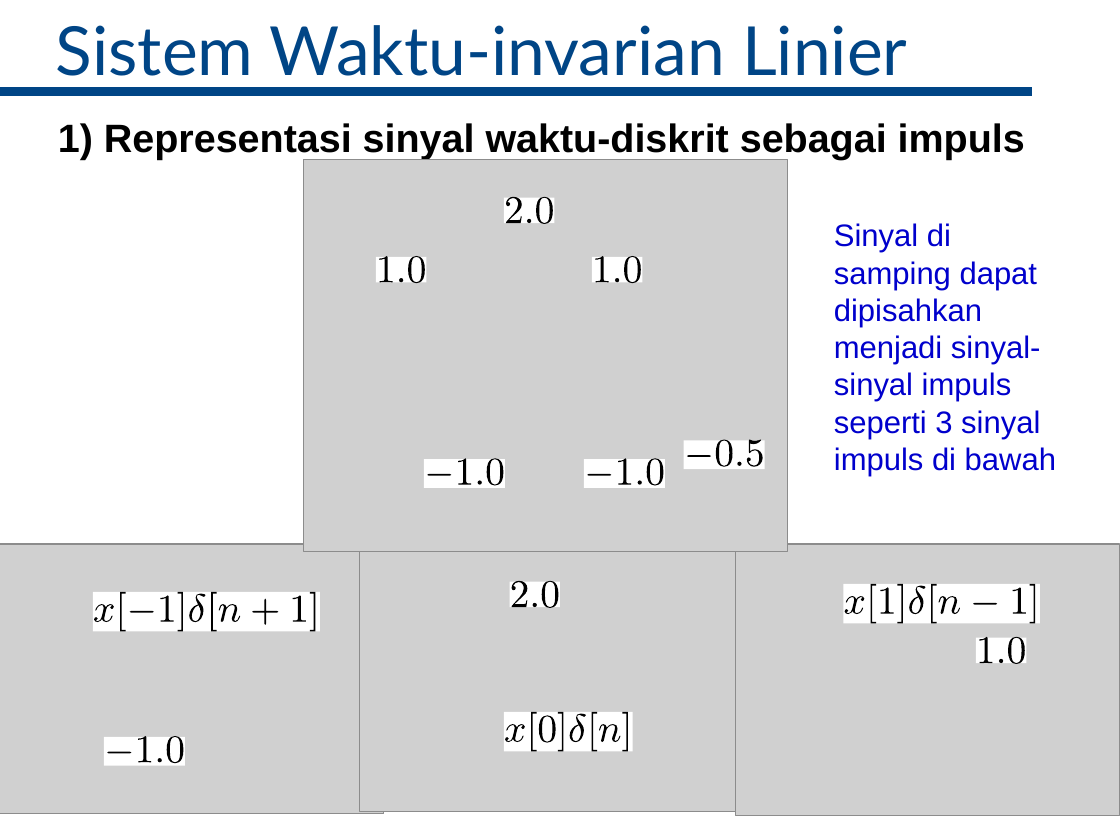
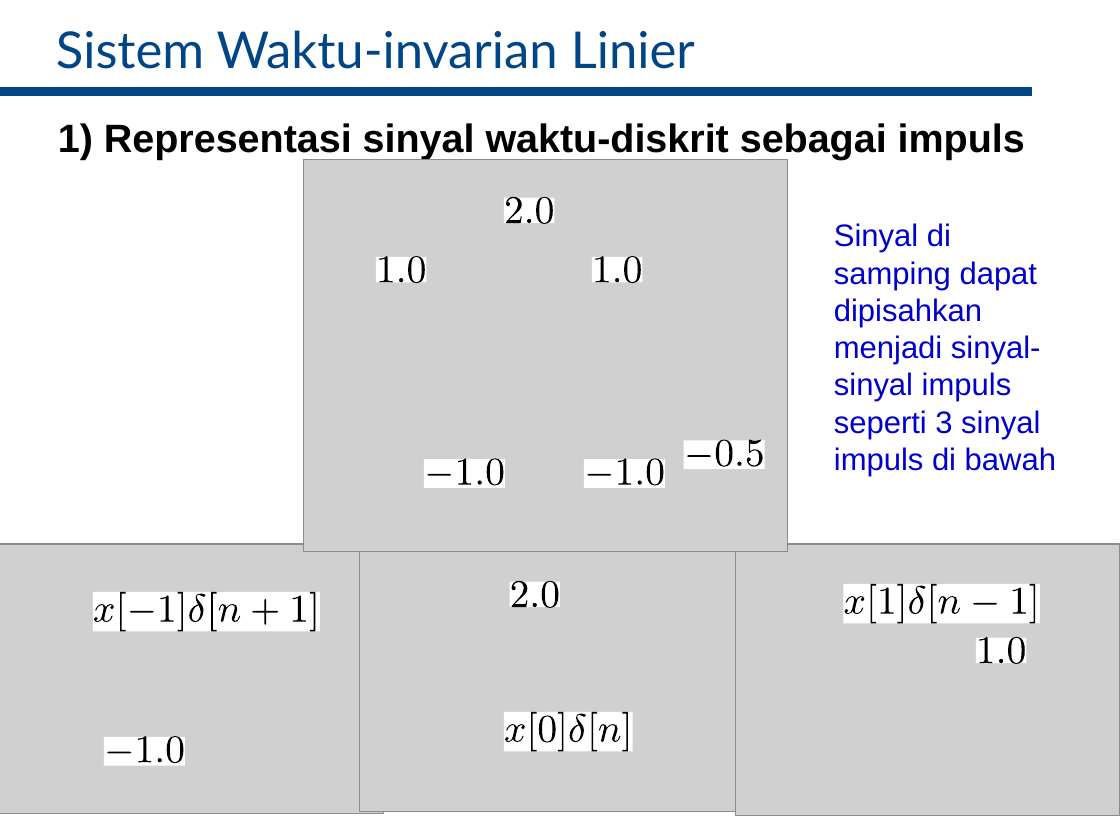
Before and after one commit to bagustris/sinyalsistem, a slide deck: slide 7 of slides/Lect3_SinyalSistem.odp. Drawn at 1120x840 pixels with LibreOffice and Linux fonts; fonts in the diff are those of the drawing; grey boxes stand for pictures. Boxes give left, top, right and bottom in pixels: in the first picture for what was removed or moved away, otherwise in the second. Text is boxed around its words. In the diff, an @@ line names an element or a change of style, - is before the commit and + after.

```diff
--- a/slides/Lect3_SinyalSistem.odp
+++ b/slides/Lect3_SinyalSistem.odp
@@ subtitle "Sistem Waktu-invarian Linier" at (x1=56, y1=30, x2=695, y2=69): size 48 to 36 pt @@
```
Also in this commit, not shown: 20 other slides changed.
